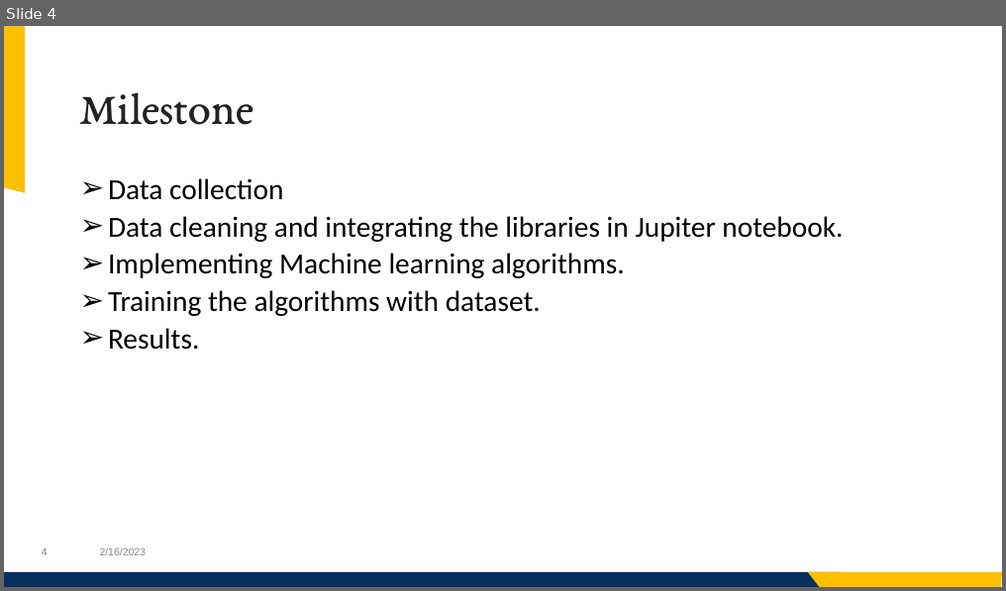
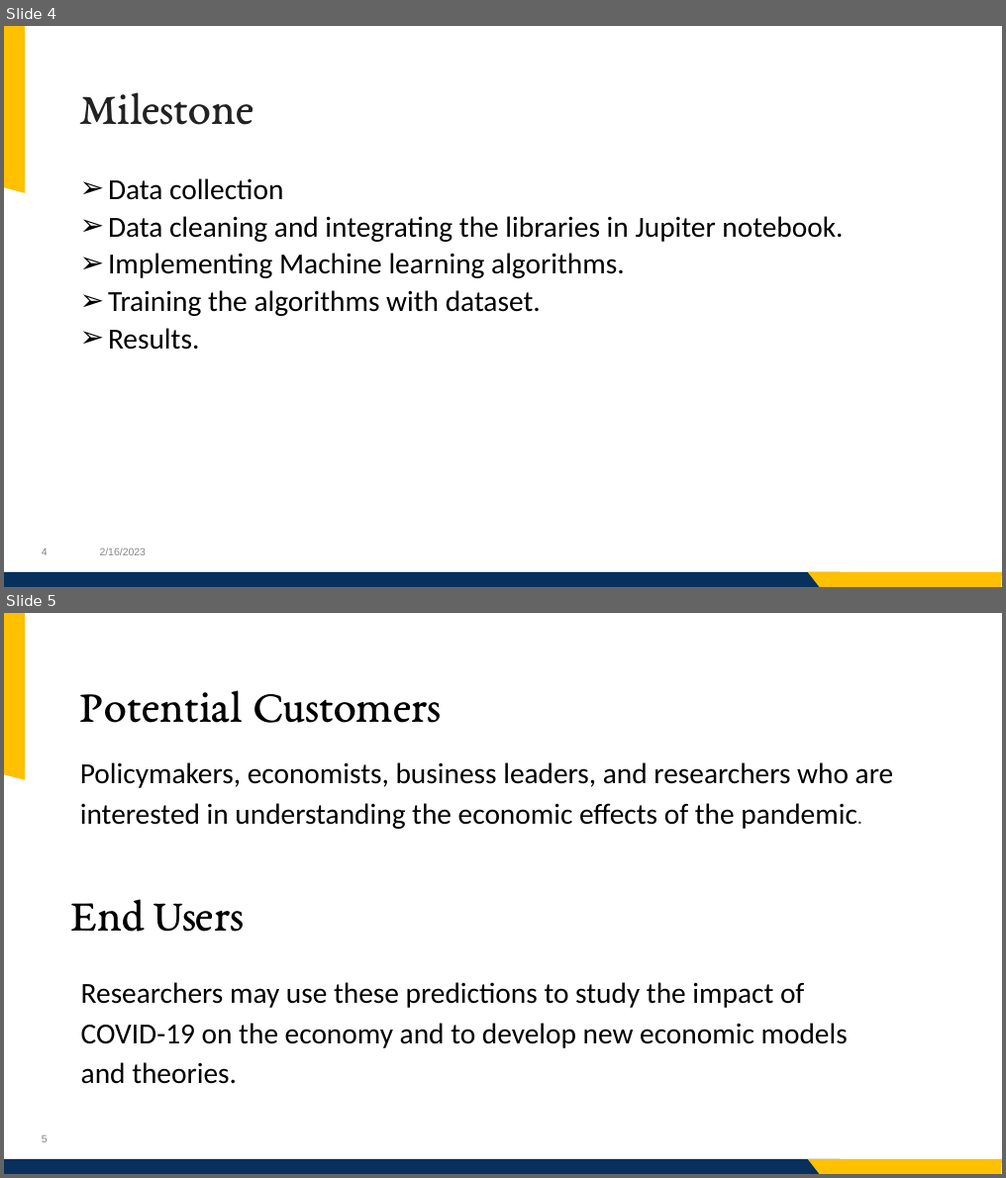
Before and after one commit to jashwanth08/SpringCapstone2023, a slide deck: presentataions/Presentation.pptx. Shown one above the other, each under a label of ours: slide 4 before the commit, slides 4 and 5 after it. The pictures are 1006x591 and 1006x1178 pixels, drawn with LibreOffice and Linux fonts; fonts in the diff are those of the drawing; background and template pictures are left out. Boxes give left, top, right and bottom in pixels: in the first picture for what was removed or moved away, otherwise in the second. Text is boxed around its words. In the diff, an @@ line names an element or a change of style, - is before the commit and + after.

```diff
--- a/presentataions/Presentation.pptx
+++ b/presentataions/Presentation.pptx
@@ slide 5 added at box(4, 613, 1002, 1174), background picture (left out); not listed: 4 template elements that a slide beside it also shows @@
@@ title added at box(80, 690, 441, 723), 44 pt, text #000000 @@
+Potential Customers
@@ text added at box(80, 762, 894, 829), 28 pt, text #000000 @@
+Policymakers, economists, business leaders, and researchers who are interested in understanding the economic effects of the pandemic.
@@ text added at box(71, 899, 245, 932), 44 pt, text #000000 @@
+End Users
@@ text added at box(81, 982, 847, 1084), 28 pt, text #000000 @@
+Researchers may use these predictions to study the impact of COVID-19 on the economy and to develop new economic models and theories.
```
Also in this commit, not shown: 3 other slides added, 1 slide removed, 1 other file.
